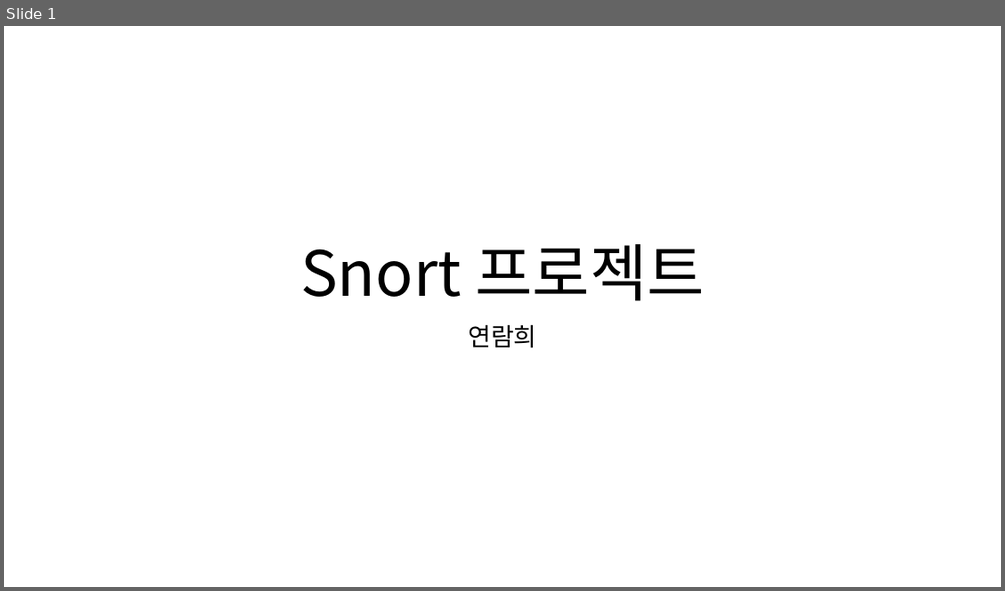
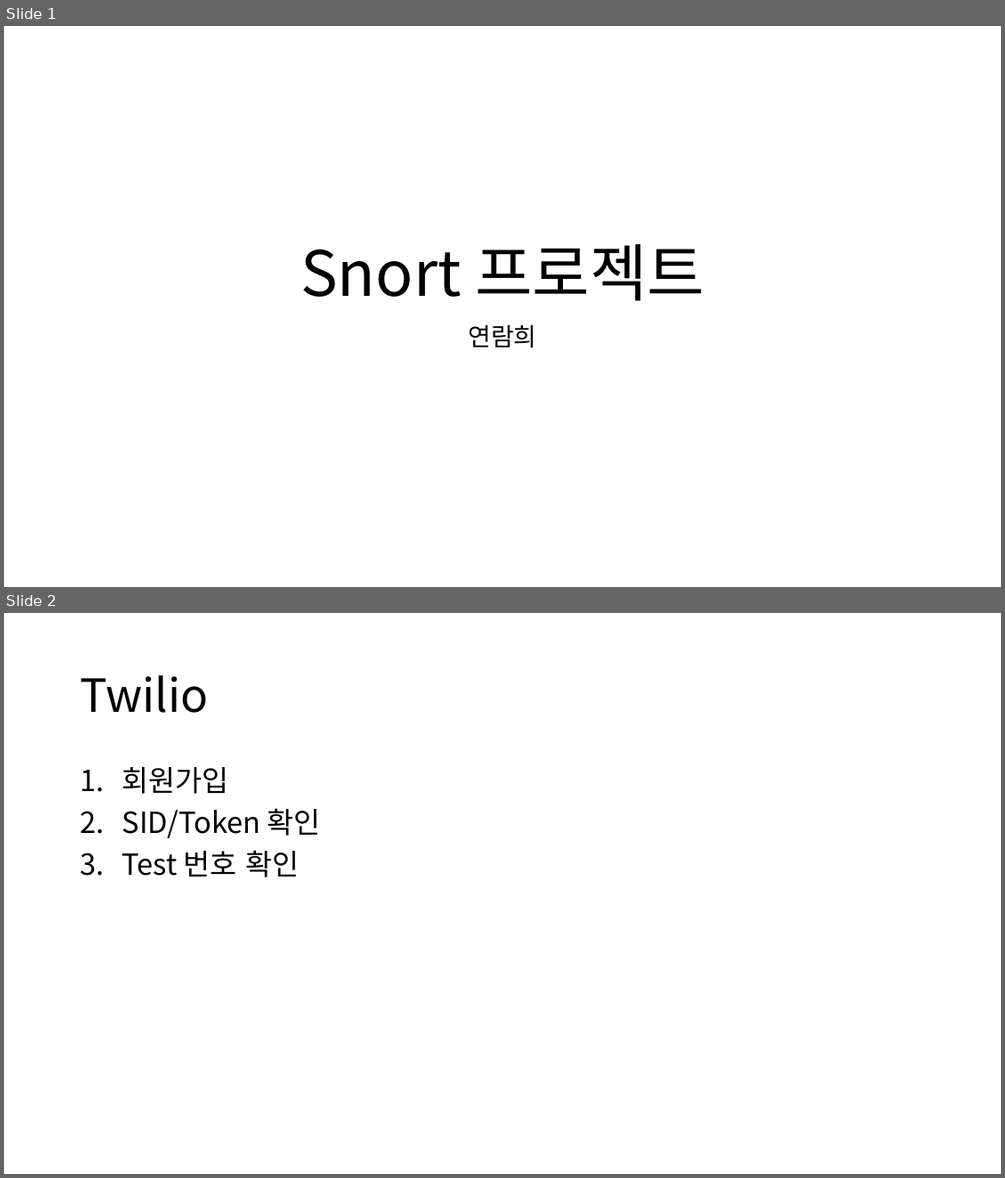
Before and after one commit to ramieeee/self_learning, a slide deck: semi_projects/보안탐지 및 SMS 알람/snort 프로젝트.pptx. Shown one above the other, each under a label of ours: slide 1 before the commit, slides 1 and 2 after it. The pictures are 1005x591 and 1005x1178 pixels, drawn with LibreOffice and Linux fonts; fonts in the diff are those of the drawing. Boxes give left, top, right and bottom in pixels: in the first picture for what was removed or moved away, otherwise in the second. Text is boxed around its words. In the diff, an @@ line names an element or a change of style, - is before the commit and + after.

```diff
--- a/semi_projects/보안탐지 및 SMS 알람/snort 프로젝트.pptx
+++ b/semi_projects/보안탐지 및 SMS 알람/snort 프로젝트.pptx
@@ slide 2 added at box(4, 613, 1001, 1174), background #FFFFFF @@
@@ title added at box(80, 675, 208, 713), 44 pt, text #000000 @@
+Twilio
@@ text added at box(122, 767, 321, 877), 28 pt, text #000000 @@
+1. 회원가입
+2. SID/Token 확인
+3. Test 번호 확인
```
Also in this commit, not shown: 4 other slides added, 2 slides removed.
